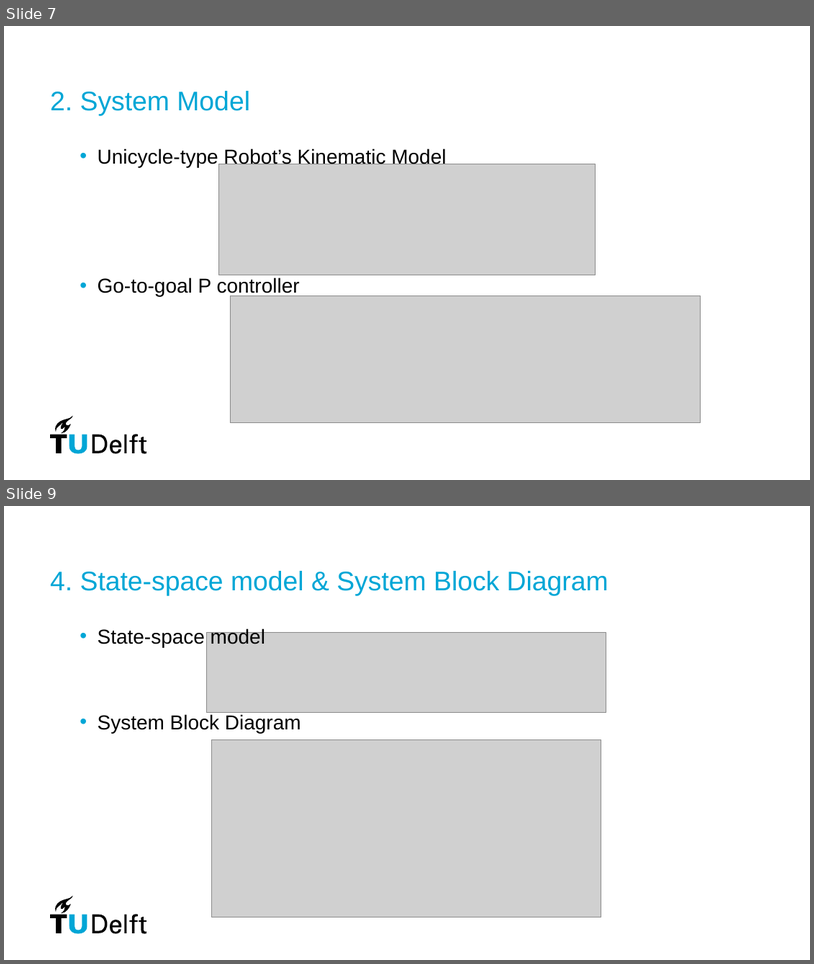
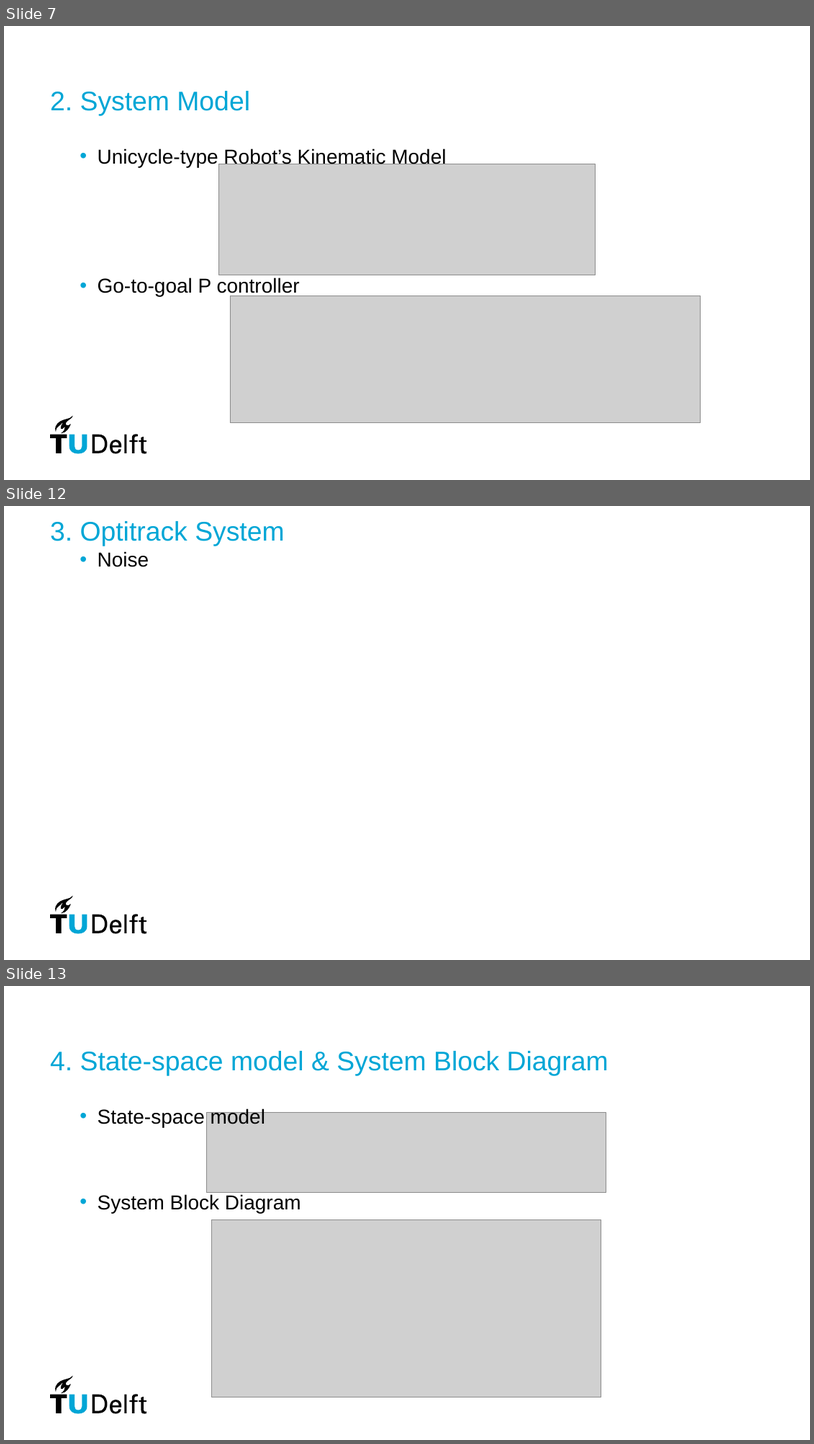
Before and after one commit to kemosabe564/simulation, a slide deck: paperwork/ppt/Ting_midterm.pptx. Shown one above the other, each under a label of ours: slides 7 and 9 before the commit, slides 7, 12 and 13 after it; the slides between them are not shown. The pictures are 814x964 and 814x1444 pixels, drawn with LibreOffice and Linux fonts; fonts in the diff are those of the drawing; grey boxes stand for pictures. Boxes give left, top, right and bottom in pixels: in the first picture for what was removed or moved away, otherwise in the second. Text is boxed around its words. In the diff, an @@ line names an element or a change of style, - is before the commit and + after.

```diff
--- a/paperwork/ppt/Ting_midterm.pptx
+++ b/paperwork/ppt/Ting_midterm.pptx
@@ slide 12 added at (x1=4, y1=506, x2=810, y2=960), background #FFFFFF; not listed: 8 template elements that a slide beside it also shows @@
@@ title added at (x1=50, y1=521, x2=284, y2=546), 32 pt, text #00A6D6 @@
+3. Optitrack System
@@ text added at (x1=98, y1=551, x2=149, y2=567), 24 pt, text #000000 @@
+• Noise
@@ what was slide 9 is now slide 13 @@
```
Also in this commit, not shown: 1 slide changed, 3 other slides added, 7 other files.
